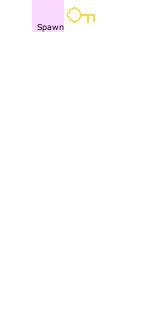
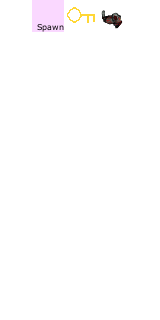
Layers edited between the first and the second 160 x 320 image:
added layer "Pasted Layer" above "Spawn" over [101, 10, 123, 29]
